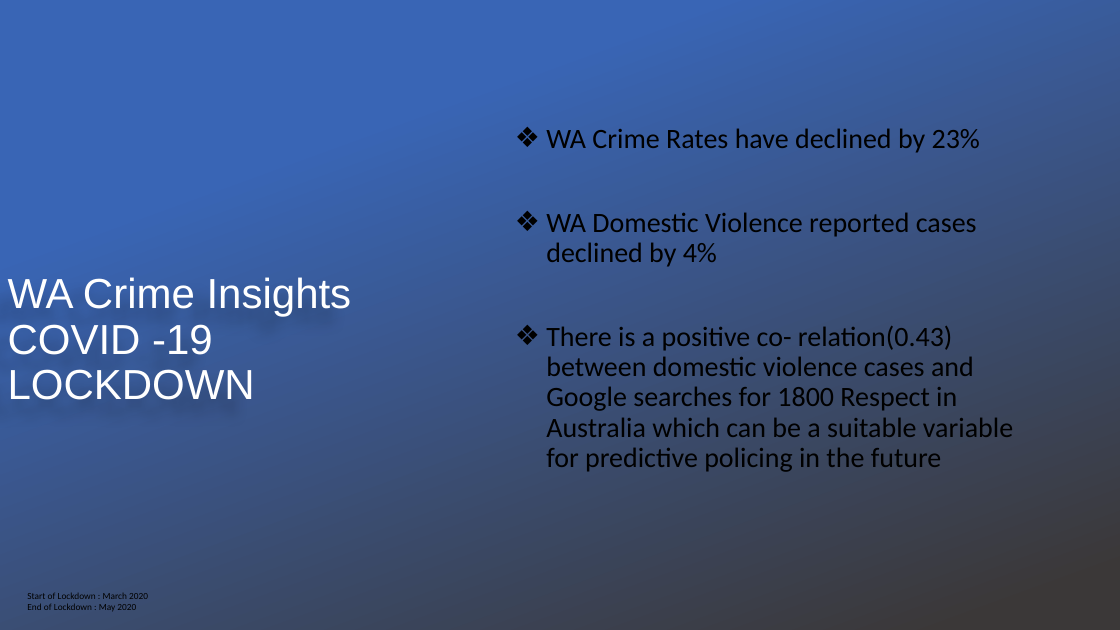
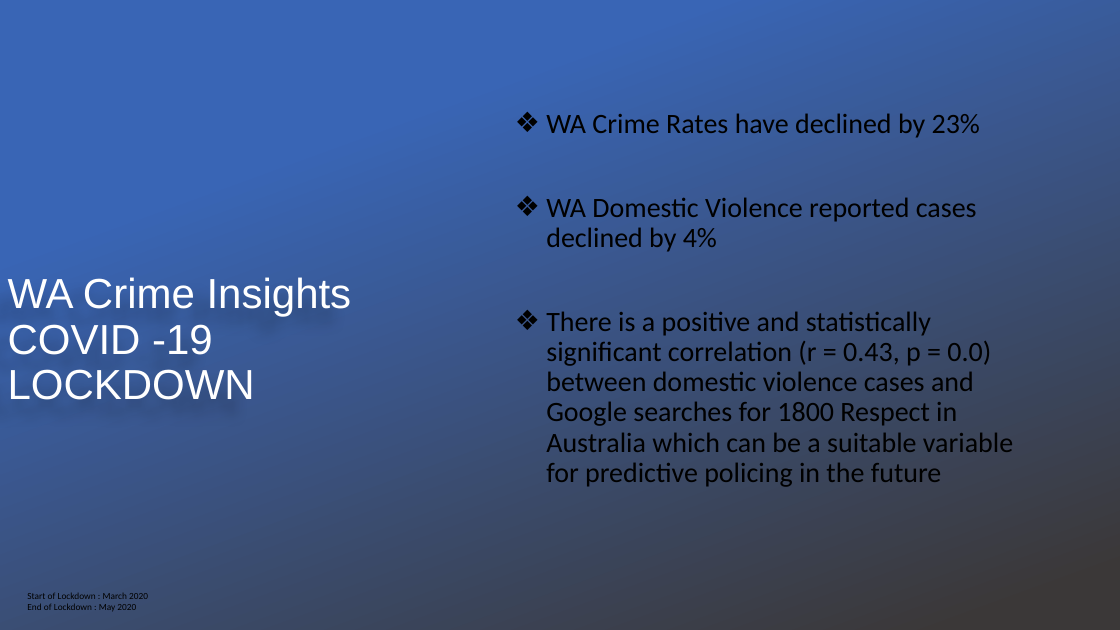
Before and after one commit to FernB/WACrimeRatesCovid19, a slide deck: slide 2 of Project 1 - Group3.pptx. Drawn at 1120x630 pixels with LibreOffice and Linux fonts; fonts in the diff are those of the drawing; background and template pictures are left out. Boxes give left, top, right and bottom in pixels: in the first picture for what was removed or moved away, otherwise in the second. Text is boxed around its words. In the diff, an @@ line names an element or a change of style, - is before the commit and + after.

```diff
--- a/Project 1 - Group3.pptx
+++ b/Project 1 - Group3.pptx
@@ text at (546,311,1013,487): text changed @@
-❖ There is a positive co- relation(0.43) between domestic violence cases and Google searches for 1800 Respect in Australia which can be a suitable variable for predictive policing in the future
+❖ There is a positive and statistically significant correlation (r = 0.43, p = 0.0) between domestic violence cases and Google searches for 1800 Respect in Australia which can be a suitable variable for predictive policing in the future
```
Also in this commit, not shown: 5 other files.
